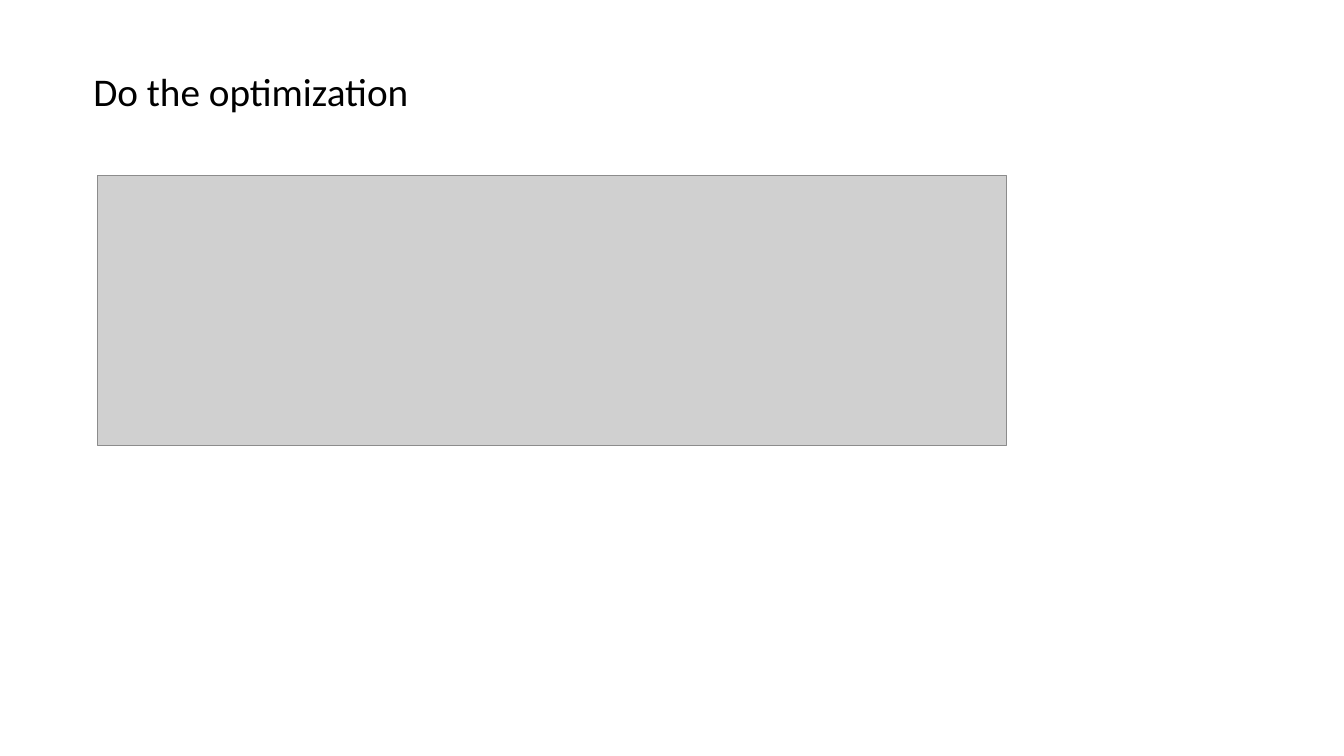
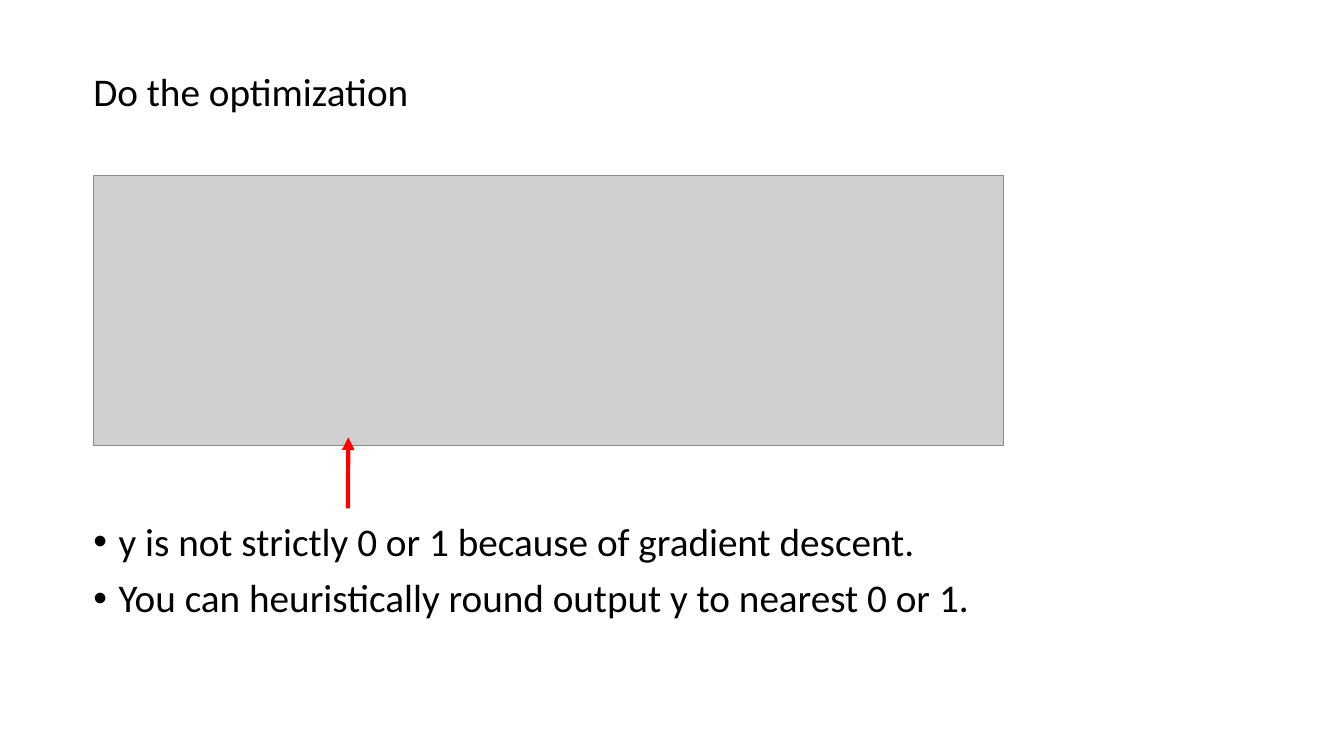
Before and after one commit to datduong/CS269_tutorial, a slide deck: slide 11 of CS269PresentationOwnOptimFunction.pptx (slide 12 before the commit). Drawn at 1344x756 pixels with LibreOffice and Linux fonts; fonts in the diff are those of the drawing; grey boxes stand for pictures. Boxes give left, top, right and bottom in pixels: in the first picture for what was removed or moved away, otherwise in the second. Text is boxed around its words. In the diff, an @@ line names an element or a change of style, - is before the commit and + after.

```diff
--- a/CS269PresentationOwnOptimFunction.pptx
+++ b/CS269PresentationOwnOptimFunction.pptx
@@ picture: place and size @@
-picture at [98,175,1007,446]
+picture at [94,175,1003,446]
@@ arrow added from (348, 508) to (349, 438), #FF0000 3 pt @@
@@ text added at [119,528,969,619], 28 pt, text #000000 @@
+• y is not strictly 0 or 1 because of gradient descent.
+• You can heuristically round output y to nearest 0 or 1.
```
Also in this commit, not shown: 1 other slide changed, 2 slides removed.
